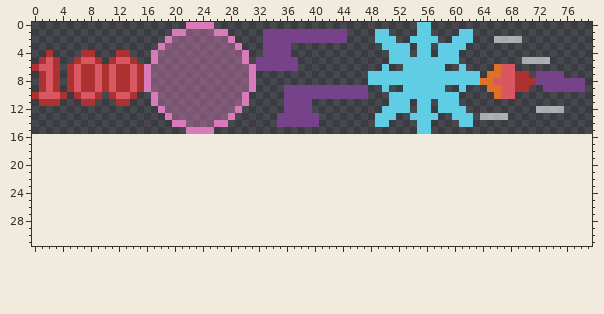
Two states of a sprite sheet, Assets/Sprites/Powerups.png. The picture above was drawn from the file before the commit.
The file is 80x16 pixels. The old version is drawn lined up with the new one, on the new canvas.
New version:
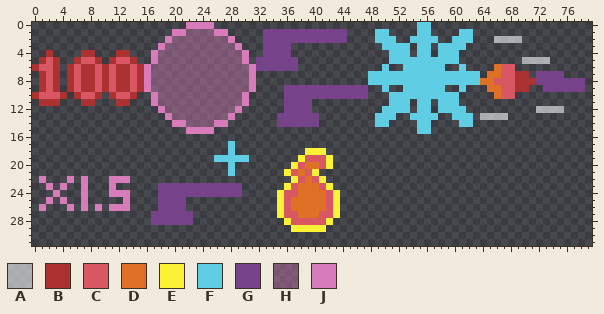
Palette (. is transparent): A #ffffff91  B #ac3232  C #d95763  D #df7126  E #fbf236  F #5fcde4  G #76428a  H #d77bba66  J #d77bba
What changed:
{"change": "canvas 80x16 -> 80x32"}
{"y":17,"x":28,"old":".","new":"F"}
{"y":18,"x":28,"old":".","new":"F"}
{"y":18,"x":39,"old":"...","new":"EEE"}
{"y":19,"x":26,"old":".....","new":"FFFFF"}
{"y":19,"x":38,"old":".....","new":"ECCCE"}
{"y":20,"x":28,"old":".","new":"F"}
{"y":20,"x":37,"old":"......","new":"ECDDCE"}
{"y":21,"x":28,"old":".","new":"F"}
{"y":21,"x":36,"old":".....","new":"ECDCE"}
{"y":22,"x":1,"old":".","new":"J"}
{"y":22,"x":5,"old":".","new":"J"}
{"y":22,"x":7,"old":".","new":"J"}
{"y":22,"x":11,"old":"...","new":"JJJ"}
{"y":22,"x":37,"old":".....","new":"ECDCE"}
{"y":23,"x":2,"old":".","new":"J"}
{"y":23,"x":4,"old":".","new":"J"}
{"y":23,"x":7,"old":".","new":"J"}
{"y":23,"x":11,"old":".","new":"J"}
{"y":23,"x":18,"old":"............","new":"GGGGGGGGGGGG"}
{"y":23,"x":36,"old":".......","new":"ECDDDCE"}
{"y":24,"x":3,"old":".","new":"J"}
{"y":24,"x":7,"old":".","new":"J"}
{"y":24,"x":11,"old":"...","new":"JJJ"}
{"y":24,"x":18,"old":"............","new":"GGGGGGGGGGGG"}
{"y":24,"x":35,"old":".........","new":"ECCDDDDCE"}
{"y":25,"x":2,"old":".","new":"J"}
{"y":25,"x":4,"old":".","new":"J"}
{"y":25,"x":7,"old":".","new":"J"}
{"y":25,"x":13,"old":".","new":"J"}
{"y":25,"x":18,"old":"....","new":"GGGG"}
{"y":25,"x":35,"old":".........","new":"ECDDDDDCE"}
{"y":26,"x":1,"old":".","new":"J"}
{"y":26,"x":5,"old":".","new":"J"}
{"y":26,"x":7,"old":".","new":"J"}
{"y":26,"x":9,"old":".","new":"J"}
{"y":26,"x":11,"old":"...","new":"JJJ"}
{"y":26,"x":18,"old":"....","new":"GGGG"}
{"y":26,"x":35,"old":".........","new":"ECDDDDDCE"}
{"y":27,"x":17,"old":"......","new":"GGGGGG"}
{"y":27,"x":35,"old":".........","new":"ECCDDDCCE"}
{"y":28,"x":17,"old":"......","new":"GGGGGG"}
{"y":28,"x":36,"old":".......","new":"ECCCCCE"}
{"y":29,"x":37,"old":".....","new":"EEEEE"}
{"label":"added","picture_box":[39,141,249,225]}
{"label":"added","picture_box":[277,148,340,232]}
